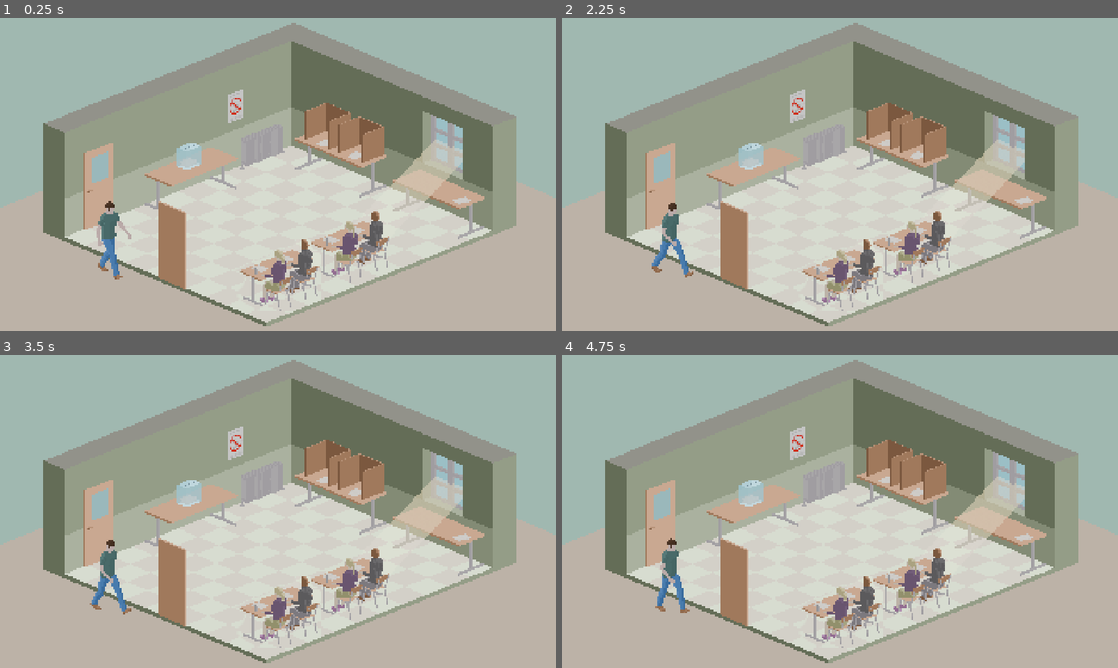
Above: before the commit, frames 1-4 (two rows, left to right).
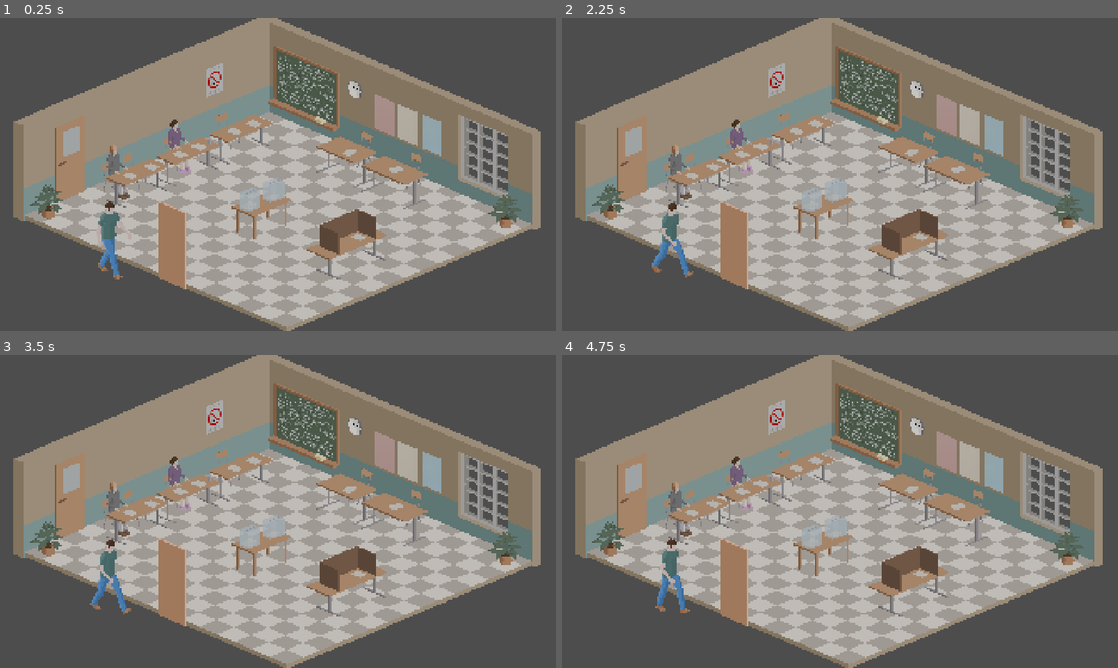
Above: after the commit, the same moments.

Repository: kreativna-blokada/blokadna-glasalica
Game: Godot game, scene res://!project/build/design/scenes/playground.tscn
Same seed, same stepped clock (60 frames per second), same inputs: the game is played once before the commit and once after it. This scene is started directly instead of the project's main scene.
Inputs:
- Up to frame 1 (0.25 s): no input
- Up to frame 2 (2.25 s): tap Enter (ui_accept) at 0.5, 0.77, 1.52 s; hold Right (ui_right) 0.53-2.03 s; hold Left (ui_left) from 2.03 s (still down)
- Up to frame 3 (3.5 s): release Left (ui_left) at 2.78 s; hold Right (ui_right) from 2.78 s (still down); tap Enter (ui_accept) at 3.02 s
- Up to frame 4 (4.75 s): tap Enter (ui_accept) at 3.77, 4.52 s; release Right (ui_right) at 4.28 s; hold Left (ui_left) from 4.28 s (still down)

The runs differ from the first frame. In frame 1, 83% of the frame differs, in the area x 0-100%, y 0-100%; in frame 2, 83%; in frame 3, 83%; in frame 4, 83%.

Commit message:
Spritesheet updated and room updated

Diff:
--- a/!project/build/design/scenes/actors/voter.tscn
+++ b/!project/build/design/scenes/actors/voter.tscn
@@ -53,6 +53,36 @@
 "values": [78, 79, 80, 81, 82, 83, 84, 85, 86, 87, 88, 89, 90, 91, 92, 93, 94, 95, 96, 97, 98, 99, 100, 101, 102, 103, 104, 105, 106, 107, 108, 109, 110, 111, 112, 113, 114, 115]
 }
 
+[sub_resource type="Animation" id="Animation_pur32"]
+resource_name = "bottom_left_idle"
+tracks/0/type = "value"
+tracks/0/imported = false
+tracks/0/enabled = true
+tracks/0/path = NodePath("CharacterSprite:frame")
+tracks/0/interp = 1
+tracks/0/loop_wrap = true
+tracks/0/keys = {
+"times": PackedFloat32Array(0),
+"transitions": PackedFloat32Array(1),
+"update": 1,
+"values": [159]
+}
+
+[sub_resource type="Animation" id="Animation_f1e70"]
+resource_name = "bottom_right_idle"
+tracks/0/type = "value"
+tracks/0/imported = false
+tracks/0/enabled = true
+tracks/0/path = NodePath("CharacterSprite:frame")
+tracks/0/interp = 1
+tracks/0/loop_wrap = true
+tracks/0/keys = {
+"times": PackedFloat32Array(0),
+"transitions": PackedFloat32Array(1),
+"update": 1,
+"values": [158]
+}
+
 [sub_resource type="Animation" id="Animation_w7v2a"]
 resource_name = "top-left"
 length = 1.3
@@ -87,13 +117,47 @@
 "values": [39, 40, 41, 42, 43, 44, 45, 46, 47, 48, 49, 50, 51, 52, 53, 54, 55, 56, 57, 58, 59, 60, 61, 62, 63, 64, 65, 66, 67, 68, 69, 70, 71, 72, 73, 74, 75, 76, 77]
 }
 
+[sub_resource type="Animation" id="Animation_thd8g"]
+resource_name = "top_left_idle"
+tracks/0/type = "value"
+tracks/0/imported = false
+tracks/0/enabled = true
+tracks/0/path = NodePath("CharacterSprite:frame")
+tracks/0/interp = 1
+tracks/0/loop_wrap = true
+tracks/0/keys = {
+"times": PackedFloat32Array(0),
+"transitions": PackedFloat32Array(1),
+"update": 1,
+"values": [156]
+}
+
+[sub_resource type="Animation" id="Animation_pxmm8"]
+resource_name = "top_right_idle"
+tracks/0/type = "value"
+tracks/0/imported = false
+tracks/0/enabled = true
+tracks/0/path = NodePath("CharacterSprite:frame")
+tracks/0/interp = 1
+tracks/0/loop_wrap = true
+tracks/0/keys = {
+"times": PackedFloat32Array(0),
+"transitions": PackedFloat32Array(1),
+"update": 1,
+"values": [157]
+}
+
 [sub_resource type="AnimationLibrary" id="AnimationLibrary_7wrt8"]
 _data = {
 &"RESET": SubResource("Animation_014nc"),
 &"bottom-left": SubResource("Animation_5suuu"),
 &"bottom-right": SubResource("Animation_lc2ub"),
+&"bottom_left_idle": SubResource("Animation_pur32"),
+&"bottom_right_idle": SubResource("Animation_f1e70"),
 &"top-left": SubResource("Animation_w7v2a"),
-&"top-right": SubResource("Animation_3da2g")
+&"top-right": SubResource("Animation_3da2g"),
+&"top_left_idle": SubResource("Animation_thd8g"),
+&"top_right_idle": SubResource("Animation_pxmm8")
 }
 
 [node name="Voter" unique_id=1417136144 instance=ExtResource("1_5suuu")]
--- a/!project/build/design/scenes/playground.tscn
+++ b/!project/build/design/scenes/playground.tscn
@@ -1,8 +1,8 @@
 [gd_scene format=3 uid="uid://fqi4sbecij1g"]
 
 [ext_resource type="Script" uid="uid://bbqbi7b7sbxcg" path="res://!project/build/design/scenes/playground.gd" id="1_0lvdn"]
-[ext_resource type="Texture2D" uid="uid://bthltmn3c7i18" path="res://!project/assets/art/room-delete.png" id="2_0lvdn"]
 [ext_resource type="PackedScene" uid="uid://dr4n6i0f64c0h" path="res://!project/build/design/scenes/actors/voter.tscn" id="2_15nu1"]
+[ext_resource type="Texture2D" uid="uid://bk2xp1ewy46qv" path="res://!project/assets/art/room3.png" id="2_kd7wv"]
 [ext_resource type="PackedScene" uid="uid://dn4isvcgxdmwk" path="res://!project/build/design/scenes/actors/voting_stop.tscn" id="4_0lvdn"]
 [ext_resource type="Texture2D" uid="uid://dv8afp8brclto" path="res://!project/assets/art/door.png" id="4_4snjr"]
 [ext_resource type="Texture2D" uid="uid://dhadrc42q4pyk" path="res://!project/assets/art/balloon-state.png" id="6_kd7wv"]
@@ -12,8 +12,8 @@
 
 [node name="Room" type="Sprite2D" parent="." unique_id=1647902958]
 position = Vector2(960, 540)
-scale = Vector2(1.5, 1.5)
-texture = ExtResource("2_0lvdn")
+scale = Vector2(1.55, 1.55)
+texture = ExtResource("2_kd7wv")
 
 [node name="VotingStops" type="Node2D" parent="." unique_id=1004715077]
 
Binary file added: !project/assets/art/player2.png
Not shown, added: !project/assets/art/player2.png.import
Binary file added: !project/assets/art/room3.png
Not shown, added: !project/assets/art/room3.png.import
